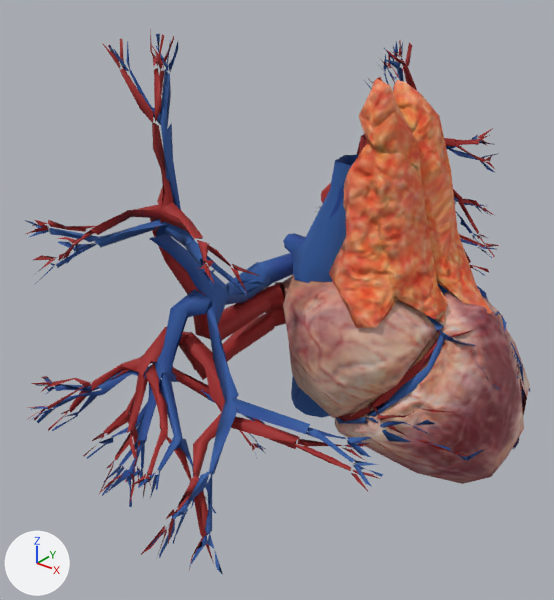
The glTF model 3dmodels/1_heart/asset1.glb as it was, and as the next commit left it.
Camera for both pictures: a 50 mm camera at (0.241, -0.411, 0.255) aimed at (-0.056, -0.039, 0.024). The axes (+X, +Y, +Z) are drawn at lower left. The lights are the same throughout. Vertices at the same position are counted once.

In view in the first picture: 'Bronchi_Vessels_pivot.006'.
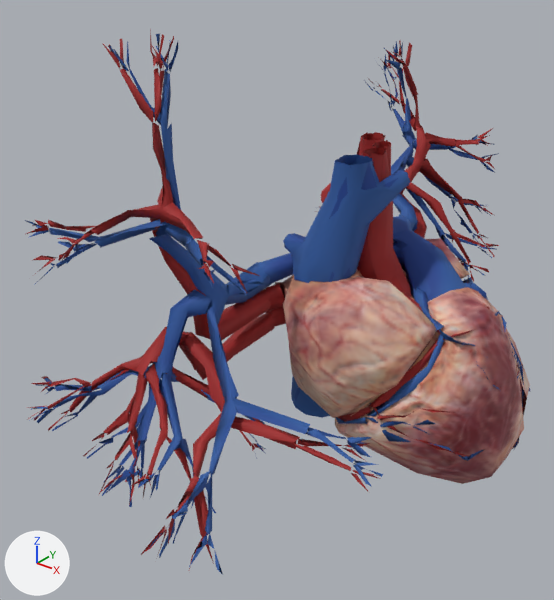
The newer file is also turned or shifted as a whole; pictures and numbers use the older file's frame.

Where the change shows, as pixel boxes [x1, y1, x2, y2] in the pictures (554 x 600 px):
part 1 of me_bronchi_vessels_pivot_026, deleted (orange): before [329, 77, 448, 328]
part 2 of me_bronchi_vessels_pivot_026, deleted (orange): before [393, 80, 492, 314]

The change, as a diff of the scene's bpy script:
```diff
--- a/3dmodels/1_heart/asset1.glb.py
+++ b/3dmodels/1_heart/asset1.glb.py
@@ me_bronchi_vessels_pivot_026 @@
 me_bronchi_vessels_pivot_026.from_pydata(...)  # 4840 vertices, 4352 faces; spans x -0.167..0.092, y -0.222..0.194, z 0.206..0.537
 # used by ob_bronchi_vessels_pivot_006; location = (0.0, 0.0, -0.33)
+# me_bronchi_vessels_pivot_026 part 1: the loose piece of 61 vertices spanning x -0.016..0.054, y -0.054..0.01, z 0.36..0.508 is deleted
+# me_bronchi_vessels_pivot_026 part 2: the loose piece of 46 vertices spanning x -0.007..0.071, y 0.002..0.06, z 0.358..0.501 is deleted
 me_bronchi_vessels_pivot_026.materials.append(mat_heart_004)
@@ me_bronchi_vessels_pivot_026 @@
 me_bronchi_vessels_pivot_026.materials.append(mat_heart_vessels_004)
-me_bronchi_vessels_pivot_026.materials.append(mat_thymus_003)
```
